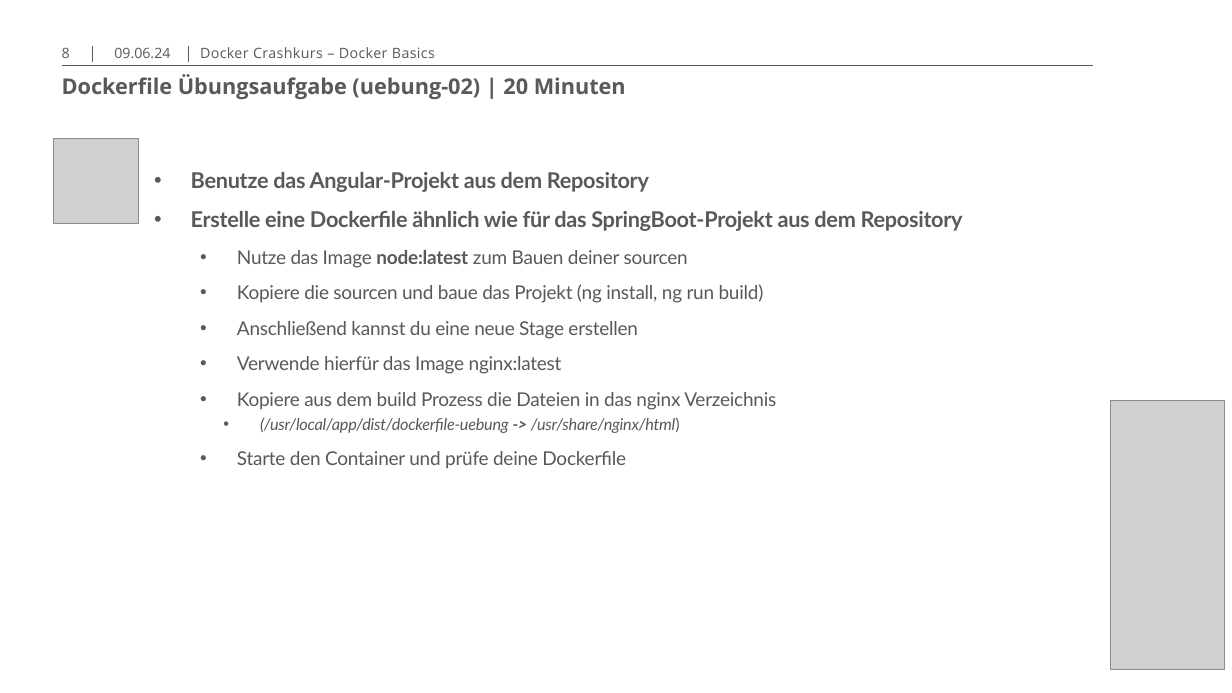
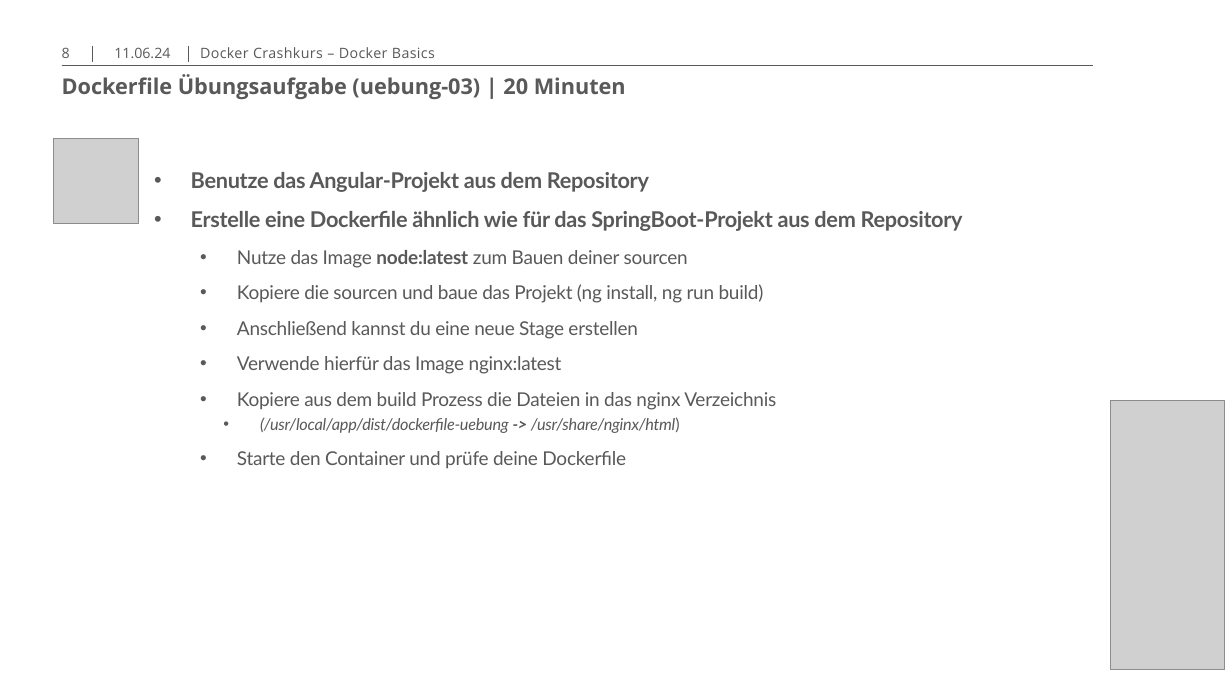
Before and after one commit to baturyusaoezdemir/docker-crashkurs, a slide deck: slide 8 of Sitzungen/02-Dockerfile/Dockerfile.pptx. Drawn at 1232x693 pixels with LibreOffice and Linux fonts; fonts in the diff are those of the drawing; grey boxes stand for pictures; background and template pictures are left out. Boxes give left, top, right and bottom in pixels: in the first picture for what was removed or moved away, otherwise in the second. Text is boxed around its words. In the diff, an @@ line names an element or a change of style, - is before the commit and + after.

```diff
--- a/Sitzungen/02-Dockerfile/Dockerfile.pptx
+++ b/Sitzungen/02-Dockerfile/Dockerfile.pptx
@@ text at <box>114,47,170,58</box>: text changed @@
-09.06.24
+11.06.24
@@ title at <box>62,75,626,99</box>: text changed @@
-Dockerfile Übungsaufgabe (uebung-02) | 20 Minuten
+Dockerfile Übungsaufgabe (uebung-03) | 20 Minuten
```
Also in this commit, not shown: 7 other slides changed, 3 other files.
